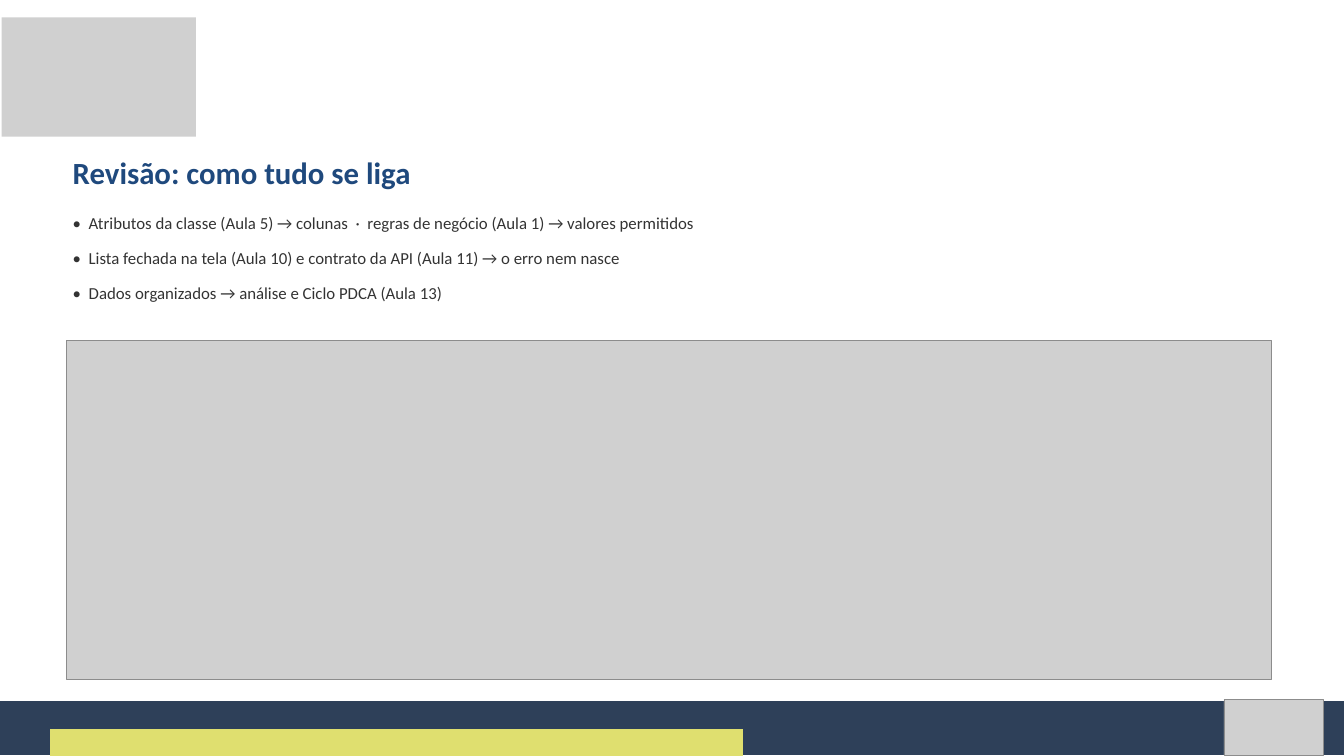
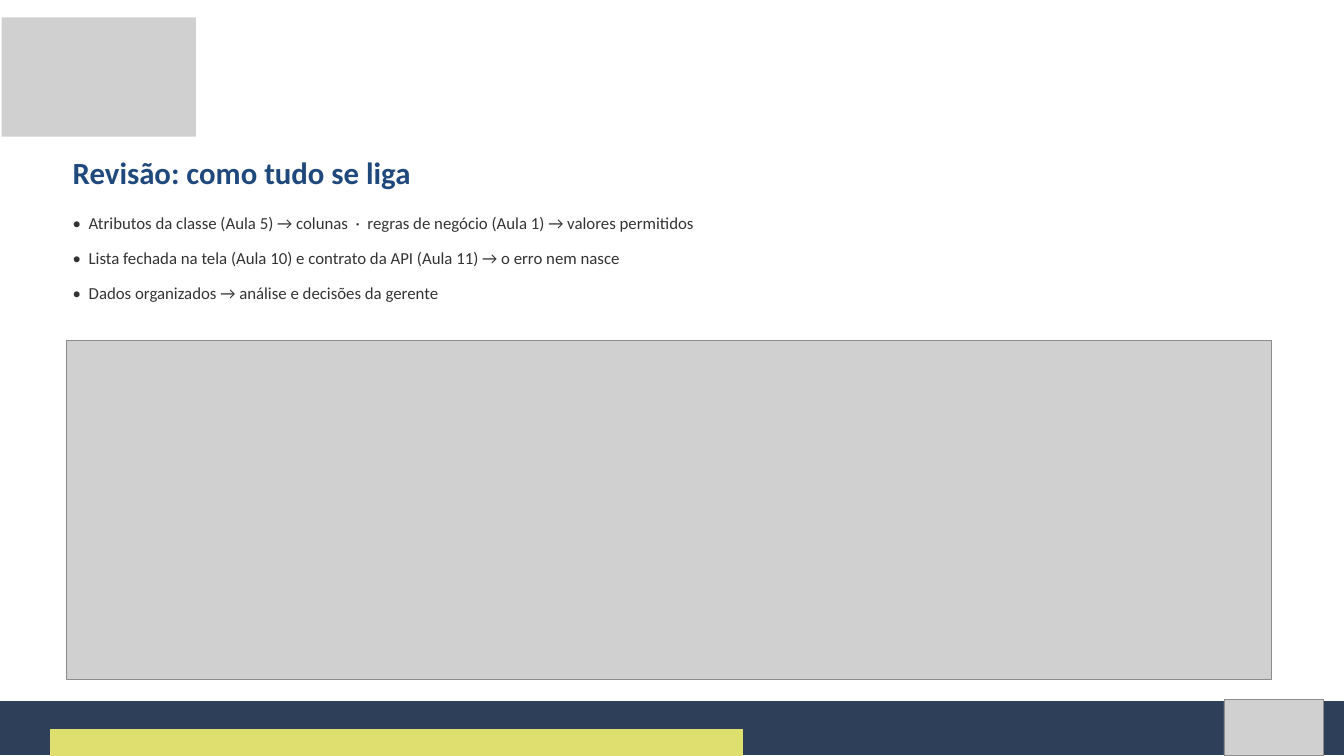
Before and after one commit to Natan20/Curso-Modelagem-De-Sistemas-Material, a slide deck: slide 62 of Aula 12 - 23-10-2026/Aula 12 - Slides.pptx. Drawn at 1344x756 pixels with LibreOffice and Linux fonts; fonts in the diff are those of the drawing; grey boxes stand for pictures. Boxes give left, top, right and bottom in pixels: in the first picture for what was removed or moved away, otherwise in the second. Text is boxed around its words. In the diff, an @@ line names an element or a change of style, - is before the commit and + after.

Commit message:
Aula 12: atualiza apostila e slides

```diff
--- a/Aula 12 - 23-10-2026/Aula 12 - Slides.pptx
+++ b/Aula 12 - 23-10-2026/Aula 12 - Slides.pptx
@@ text at [89,287,439,302]: text changed @@
-• Dados organizados → análise e Ciclo PDCA (Aula 13)
+• Dados organizados → análise e decisões da gerente
```
Also in this commit, not shown: 2 other slides changed, 2 other files.
